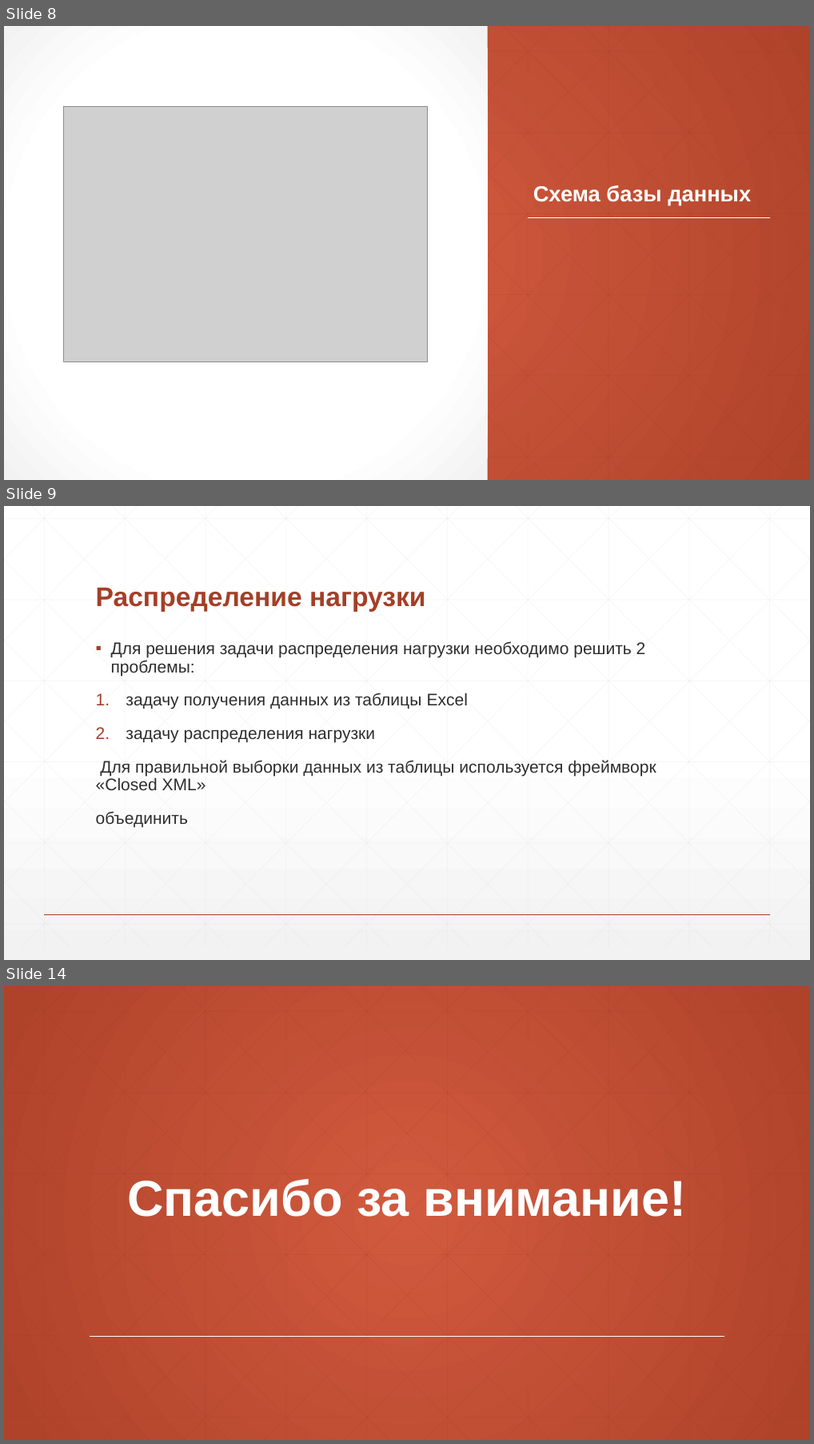
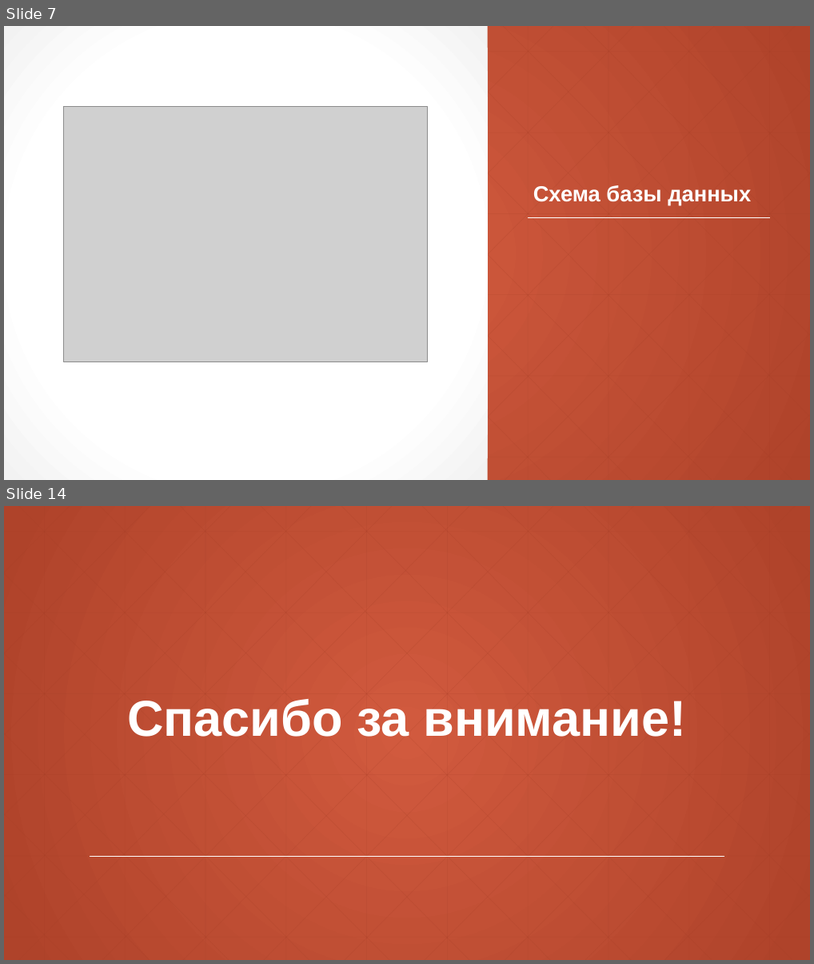
Before and after one commit to DanilaShushkanov/Site22, a slide deck: Диплом_през.pptx. Shown one above the other, each under a label of ours: slides 8, 9 and 14 before the commit, slides 7 and 14 after it; the slides between them are not shown. The pictures are 814x1444 and 814x964 pixels, drawn with LibreOffice and Linux fonts; fonts in the diff are those of the drawing; grey boxes stand for pictures. Boxes give left, top, right and bottom in pixels: in the first picture for what was removed or moved away, otherwise in the second. Text is boxed around its words. In the diff, an @@ line names an element or a change of style, - is before the commit and + after.

```diff
--- a/Диплом_през.pptx
+++ b/Диплом_през.pptx
@@ slide 9 removed at bbox=[4, 506, 810, 960], background gradient #FFFFFF to #F2F2F2 @@
@@ title removed at bbox=[96, 588, 426, 612] @@
-Распределение нагрузки
@@ text removed at bbox=[96, 641, 656, 827] @@
-▪ Для решения задачи распределения нагрузки необходимо решить 2 проблемы:
-1. задачу получения данных из таблицы Excel
-2. задачу распределения нагрузки
-Для правильной выборки данных из таблицы используется фреймворк «Closed XML»
-объединить
@@ group removed at bbox=[4, 506, 810, 947]: 46 lines @@
@@ line removed from (45, 914) to (770, 914) @@
@@ what was slide 8 is now slide 7 @@
```
Also in this commit, not shown: 7 slides changed, 2 slides added, 1 other slide removed, 24 other files.
